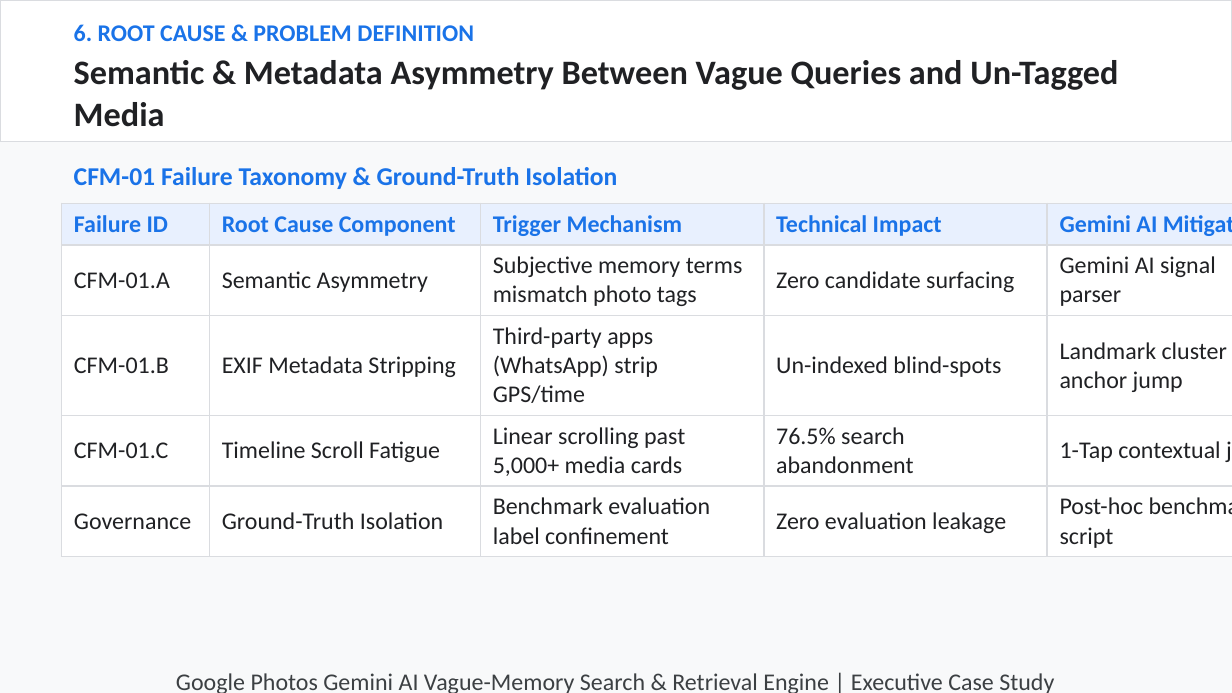
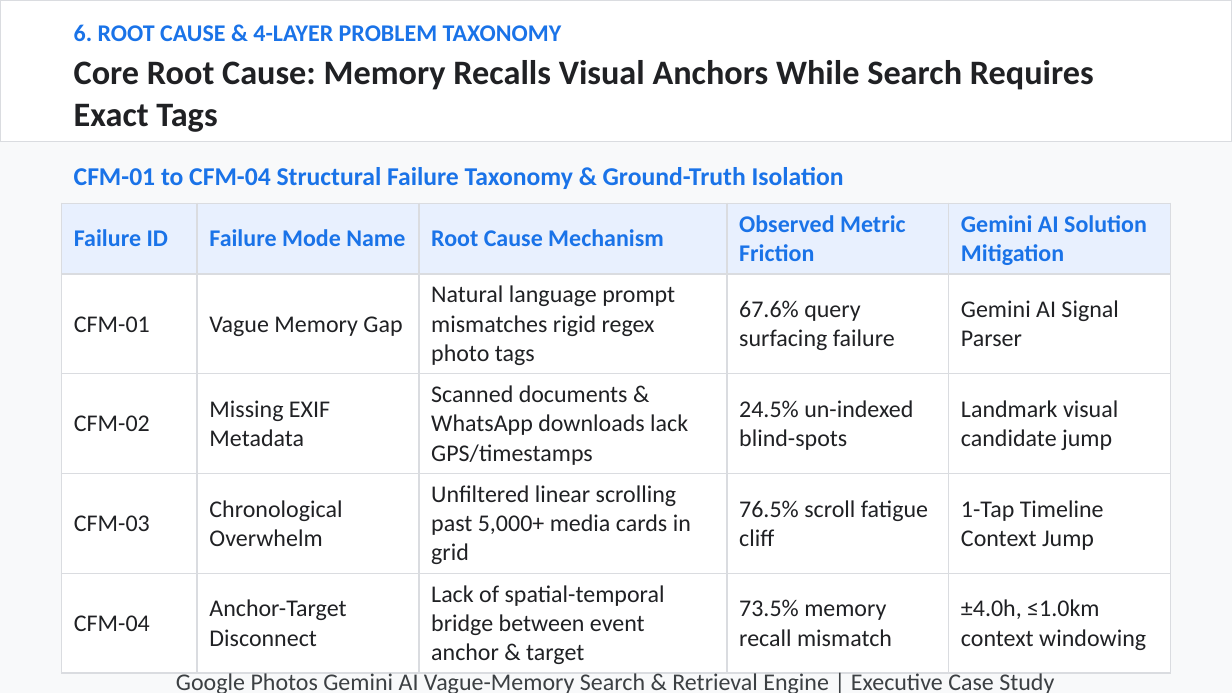
Before and after one commit to hatakekakashi05/google-photos-vague-memory-, a slide deck: slide 6 of output/NL_GooglePhotos.pptx. Drawn at 1232x693 pixels with LibreOffice and Linux fonts; fonts in the diff are those of the drawing. Boxes give left, top, right and bottom in pixels: in the first picture for what was removed or moved away, otherwise in the second. Text is boxed around its words. In the diff, an @@ line names an element or a change of style, - is before the commit and + after.

Commit message:
Enrich presentation deck with data metrics, formulas, sample sizes, and refined narrative flow

```diff
--- a/output/NL_GooglePhotos.pptx
+++ b/output/NL_GooglePhotos.pptx
@@ text at (74, 24, 562, 41): text changed @@
-6. ROOT CAUSE & PROBLEM DEFINITION
+6. ROOT CAUSE & 4-LAYER PROBLEM TAXONOMY
@@ text at (74, 60, 1094, 132): text changed @@
-Semantic & Metadata Asymmetry Between Vague Queries and Un-Tagged Media
+Core Root Cause: Memory Recalls Visual Anchors While Search Requires Exact Tags
@@ text at (74, 167, 844, 189): text changed @@
-CFM-01 Failure Taxonomy & Ground-Truth Isolation
+CFM-01 to CFM-04 Structural Failure Taxonomy & Ground-Truth Isolation
@@ table at (62, 203, 1170, 668) @@
-row 1: Failure ID | Root Cause Component | Trigger Mechanism | Technical Impact | Gemini AI Mitigation
+row 1: Failure ID | Failure Mode Name | Root Cause Mechanism | Observed Metric Friction | Gemini AI Solution Mitigation
-row 2: CFM-01.A | Semantic Asymmetry | Subjective memory terms mismatch photo tags | Zero candidate surfacing | Gemini AI signal parser
+row 2: CFM-01 | Vague Memory Gap | Natural language prompt mismatches rigid regex photo tags | 67.6% query surfacing failure | Gemini AI Signal Parser
-row 3: CFM-01.B | EXIF Metadata Stripping | Third-party apps (WhatsApp) strip GPS/time | Un-indexed blind-spots | Landmark cluster anchor jump
+row 3: CFM-02 | Missing EXIF Metadata | Scanned documents & WhatsApp downloads lack GPS/timestamps | 24.5% un-indexed blind-spots | Landmark visual candidate jump
-row 4: CFM-01.C | Timeline Scroll Fatigue | Linear scrolling past 5,000+ media cards | 76.5% search abandonment | 1-Tap contextual jump
+row 4: CFM-03 | Chronological Overwhelm | Unfiltered linear scrolling past 5,000+ media cards in grid | 76.5% scroll fatigue cliff | 1-Tap Timeline Context Jump
-row 5: Governance | Ground-Truth Isolation | Benchmark evaluation label confinement | Zero evaluation leakage | Post-hoc benchmark script
+row 5: CFM-04 | Anchor-Target Disconnect | Lack of spatial-temporal bridge between event anchor & target | 73.5% memory recall mismatch | ±4.0h, ≤1.0km context windowing
@@ table: place and size @@
-table at (62, 203, 1232, 552)
+table at (62, 203, 1170, 668)
```
Also in this commit, not shown: 9 other slides changed, 2 other files.
